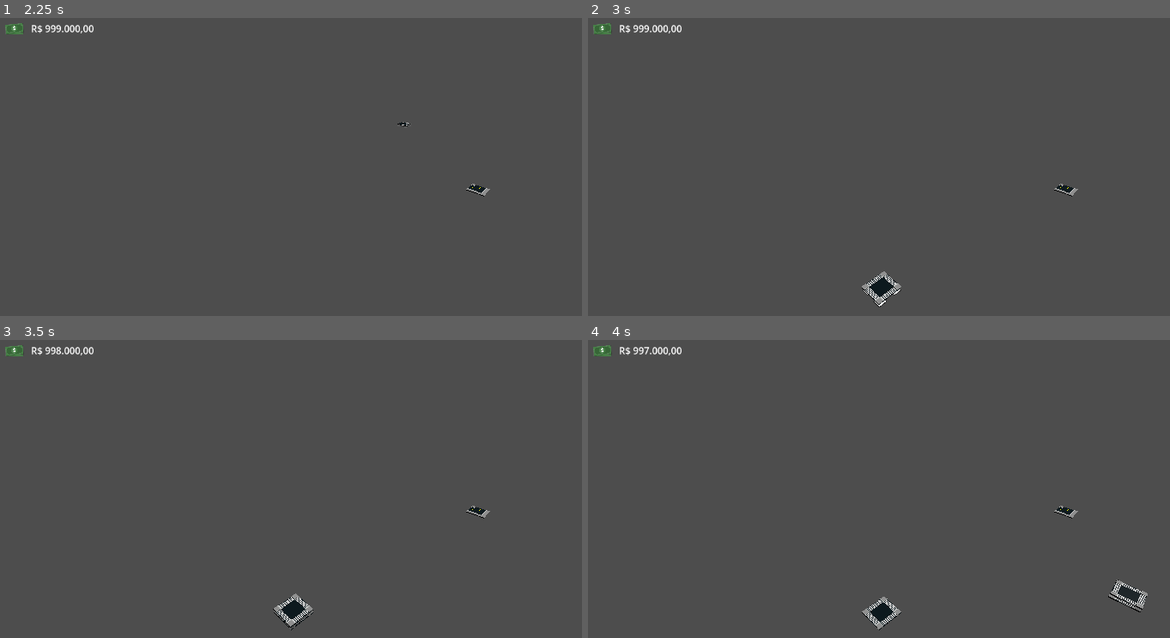
Above: before the commit, frames 1-4 (two rows, left to right).
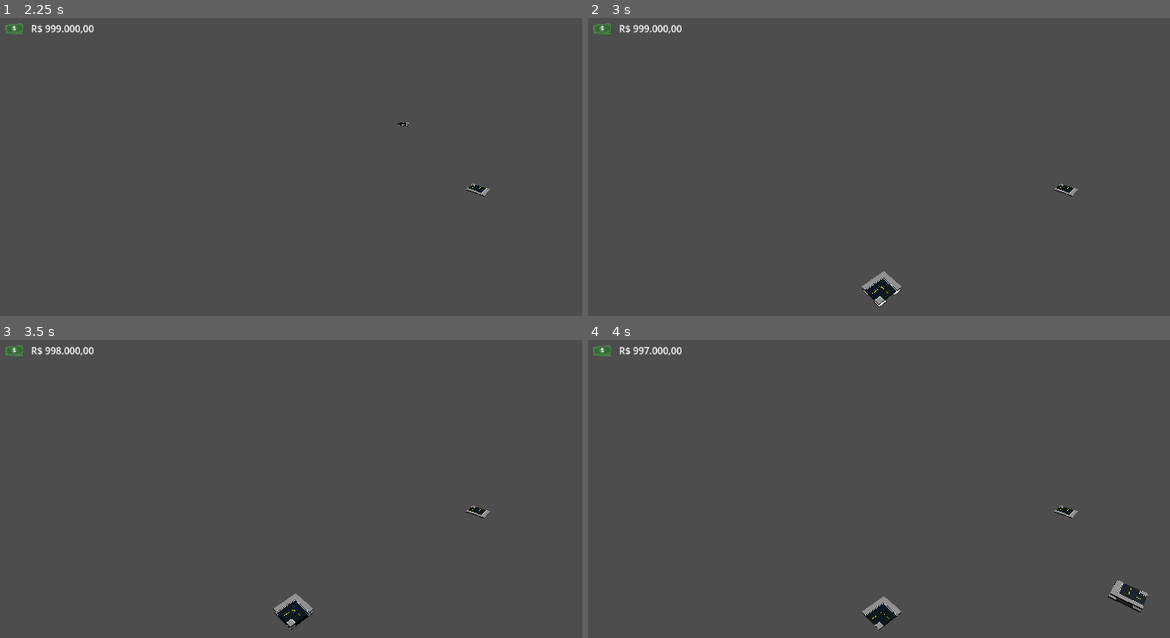
Above: after the commit, the same moments.

Repository: JogosNaPratica/JNP-City-Builder
Game: Godot game, scene res://scenes/main.tscn
Two runs of this game, one before a commit and one after it. Both use one fixed random seed, a clock stepped at 60 frames per second and the inputs below. The project has no main scene, so this scene is started directly.
Inputs (mouse positions are in pixels of both pictures, inside the frame that each line leads up to):
- Up to frame 1 (2.25 s): tap Enter at 0.5, 2 s; move the mouse to (483, 190) at 0.52 s; press the mouse at (483, 190) at 0.53 s; right-click (483, 190) at 0.8 s; tap Space at 1.25 s; move the mouse to (197, 229) at 1.27 s; release the mouse at (197, 229) at 1.28 s; right-click (197, 229) at 1.35 s; tap I (structure_next) at 1.55 s; move the mouse to (401, 125) at 2.02 s; hold I (structure_next) from 2.03 s (still down)
- Up to frame 2 (3 s): tap U (structure_previous) at 2.3, 2.85 s; tap Space at 2.75 s; move the mouse to (884, 289) at 2.77 s; release I (structure_next) at 2.78 s
- Up to frame 3 (3.5 s): click (296, 611) at 3.05 s
- Up to frame 4 (4 s): tap Enter at 3.5 s; move the mouse to (1129, 590) at 3.52 s; press the mouse at (1129, 590) at 3.53 s; right-click (1129, 590) at 3.8 s

Frame 1 is identical in both runs. In frame 2, 0.2% of the frame differs, in the area x 47-54%, y 85-95%; in frame 3, 0.2%; in frame 4, 0.3%, in the area x 47-96%, y 81-96%.

Commit message:
Scripts update

Diff:
--- a/jnp-city-builder-video-02/scripts/builder.gd
+++ b/jnp-city-builder-video-02/scripts/builder.gd
@@ -90,6 +90,11 @@
 		update_preview()
 
 
+	# Tecla U: Estrutura Anterior
+	if event.is_action_pressed("structure_previous"):
+		current_structure_id = wrap(current_structure_id - 1, 0, structures.size())
+		update_preview()
+
 	action_load()
 	action_save()
 
@@ -188,7 +193,7 @@
 
 func action_build(_event: InputEvent) -> void:
 	if structures.size() == 0 or not custom_gridmap: return
-	var current_build = structure_library.get_structure(current_structure_id)
+	var current_build = structure_library.get_data(current_structure_id)
 
 	# Pega o mapeamento da célula base sob o mouse
 	var current_cell = custom_gridmap.local_to_map(grid_target_position)
@@ -255,7 +260,7 @@
 
 		# 2. Reconstrói cada estrutura
 		for data in map.structures:
-			var build_info = structure_library.get_structure(data.structure_id)
+			var build_info = structure_library.get_data(data.structure_id)
 
 			# CONVERSÃO AQUI:
 			# data.position é Vector2i, transformamos em Vector3i para o GridMap
@@ -299,7 +304,7 @@
 ## Redimensiona e alinha o Sprite3D e o modelo fantasma
 func update_preview() -> void:
 	if structures.size() == 0 or not selector_sprite or not custom_gridmap: return
-	var current_build = structure_library.get_structure(current_structure_id)
+	var current_build = structure_library.get_data(current_structure_id)
 
 	# 1. Reconfigura o Sprite3D da grade do chão (Sempre centralizado em ZERO)
 	_adjust_selector_visual_size (current_build.size)
--- a/jnp-city-builder-video-02/scripts/camera_pivot.gd
+++ b/jnp-city-builder-video-02/scripts/camera_pivot.gd
@@ -3,7 +3,7 @@
 var camera_position:Vector3
 var camera_rotation:Vector3
 
-@onready var camera = $Camera
+@onready var camera: Camera3D = %Camera3D
 
 func _ready():
 
--- a/jnp-city-builder-video-02/scripts/custom_gridmap.gd
+++ b/jnp-city-builder-video-02/scripts/custom_gridmap.gd
@@ -36,7 +36,7 @@
 			return false
 
 	# CRIAÇÃO DO PIVÔ AUTOMÁTICO:
-	# Criamos um nó vazio para ser o centro estável da estrutura no mundo
+	# Cria um nó vazio para ser o centro estável da estrutura no mundo
 	var pivot_node = Node3D.new()
 	# ... código de instância ...
 	pivot_node.set_meta("structure_id", structure_id)
--- a/jnp-city-builder-video-02/scripts/structure_data.gd
+++ b/jnp-city-builder-video-02/scripts/structure_data.gd
@@ -5,11 +5,16 @@
 
 class_name StructureData extends Resource
 
-enum type {ROAD, GROUND, BUILDING,}
+enum type {ROAD, GROUND, BUILDING, FACILITY,}
 
+@export_subgroup("Model")
 @export var structure_id: int  # O ID na sua lista de 'structures'
 @export var name: String = "Estrutura"
+@export var model_scene: PackedScene     # O arquivo .tscn 3D da estrutura
+
+@export_subgroup("Map Info")
 @export var structure_type: type
+@export var size: Vector2i = Vector2i(1, 1) # Ex: 1x1, 3x1, 4x2, etc.
+
+@export_subgroup("Gameplay")
 @export var price: int = 1000
-@export var size: Vector2i = Vector2i(1, 1) # Ex: 1x1, 3x1, 4x2, etc.
-@export var model_scene: PackedScene     # O arquivo .tscn 3D da estrutura
--- a/jnp-city-builder-video-02/scripts/structure_library.gd
+++ b/jnp-city-builder-video-02/scripts/structure_library.gd
@@ -9,9 +9,6 @@
 # Chave: int, Valor: StructureData
 @export var data: Dictionary[int, StructureData] = {}
 
-func get_structure(id: int) -> StructureData:
-	return data.get(id) as StructureData
-
 
 func get_data(id: int) -> StructureData:
 	return data.get(id) as StructureData
